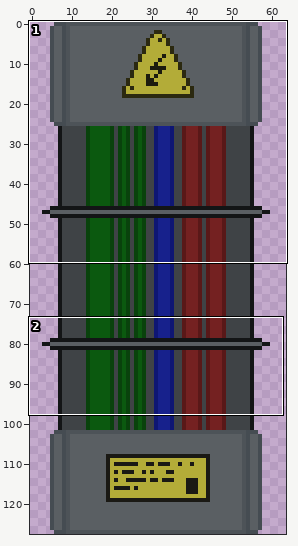
Sprite sheet -- src/res/img/walls/wallcabel.png. The first picture is a wide view before the edit; the outline marks the close-up.
Close-up. Earlier state:
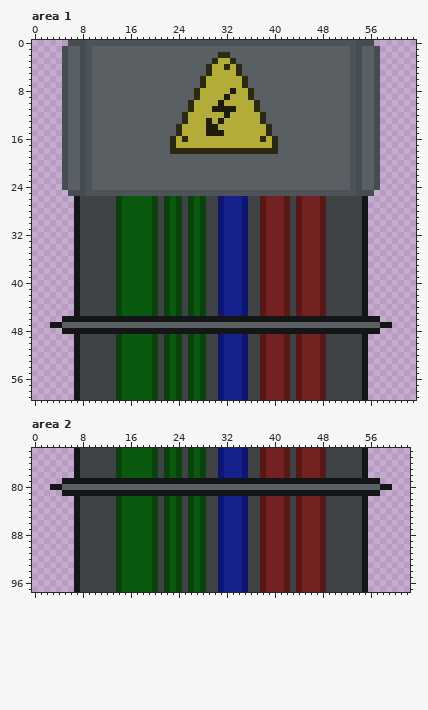
The file is 64x128 pixels. Shown: area 1: x 0..63, y 0..59; area 2: x 0..62, y 74..97.
After the commit:
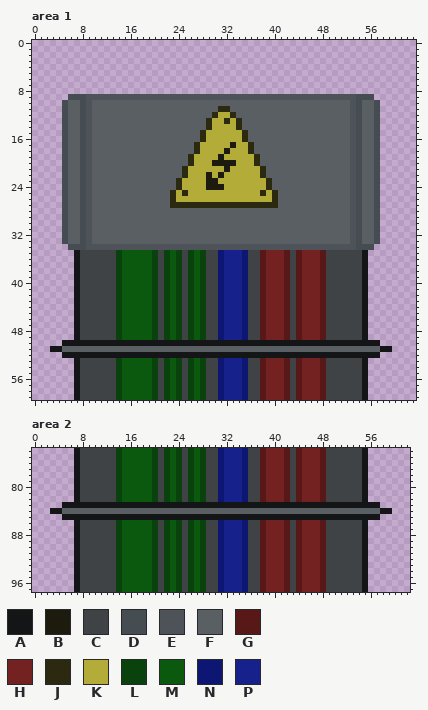
Palette (. is transparent): A #131516  B #1c1b0e  C #3f4346  D #454c52  E #4d5358  F #5a5f63  G #591818  H #742121  J #2b2910  K #b3ac38  L #09420c  M #0b590f  N #0e1673  P #17218c
Diff:
Area 1:
y 0: x 6..56 DDDEEEEEEEEEEEEEEEEEEEEEEEEEEEEEEEEEEEEEEEEEEEEEDDD -> ...................................................
y 1: x 5..57 DFFDEFFFFFFFFFFFFFFFFFFFFFFFFFFFFFFFFFFFFFFFFFFFEDFFD -> .....................................................
y 2: x 5..57 DFFDEFFFFFFFFFFFFFFFFFFFFFJJFFFFFFFFFFFFFFFFFFFFEDFFD -> .....................................................
y 3: x 5..57 DFFDEFFFFFFFFFFFFFFFFFFFFJKKJFFFFFFFFFFFFFFFFFFFEDFFD -> .....................................................
y 4: x 5..57 DFFDEFFFFFFFFFFFFFFFFFFFJKKJKJFFFFFFFFFFFFFFFFFFEDFFD -> .....................................................
y 5: x 5..57 DFFDEFFFFFFFFFFFFFFFFFFFJKKKKJFFFFFFFFFFFFFFFFFFEDFFD -> .....................................................
y 6..7: x 5..57 DFFDEFFFFFFFFFFFFFFFFFFJKKKKKKJFFFFFFFFFFFFFFFFFEDFFD -> .....................................................
y 8: x 5..57 DFFDEFFFFFFFFFFFFFFFFFJKKKKKBKKJFFFFFFFFFFFFFFFFEDFFD -> .....................................................
y 9: x 5..7 DFF -> .DD; x 10..52 FFFFFFFFFFFFFFFFFJKKKKBKKKJFFFFFFFFFFFFFFFF -> EEEEEEEEEEEEEEEEEEEEEEEEEEEEEEEEEEEEEEEEEEE; x 55..57 FFD -> DD.
y 10: x 26..37 JKKKKBKKKKKJ -> FFFFFFFFFFFF
y 11: x 26..37 JKKKBBBBKKKJ -> FFFFFJJFFFFF
y 12: x 25..30 JKKKKK -> FFFFFJ; x 32..38 BKKKKKJ -> KJFFFFF
y 13: x 25..29 JKKKB -> FFFFJ; x 31..32 BK -> KJ; x 34..38 KKKKJ -> JFFFF
y 14: x 24..30 JKKKKBB -> FFFFFJK; x 34..39 KKKKKJ -> JFFFFF
y 15: x 24..31 JKKKKBBB -> FFFFJKKK; x 35..39 KKKKJ -> JFFFF
y 16: x 23..28 JKJKKK -> FFFFFJ; x 35..40 KKKJKJ -> JFFFFF
y 17: x 23..27 JKKKK -> FFFFJ; x 33 K -> B; x 36..40 KKKKJ -> JFFFF
y 18: x 23..26 JJJJ -> FFFF; x 28..35 JJJJJJJJ -> KKKKBKKK; x 37..40 JJJJ -> FFFF
y 19: x 26..37 FFFFFFFFFFFF -> JKKKKBKKKKKJ
y 20: x 26..37 FFFFFFFFFFFF -> JKKKBBBBKKKJ
y 21: x 25..38 FFFFFFFFFFFFFF -> JKKKKKKBKKKKKJ
y 22: x 25..38 FFFFFFFFFFFFFF -> JKKKBKBKKKKKKJ
y 23: x 24..39 FFFFFFFFFFFFFFFF -> JKKKKBBKKKKKKKKJ
y 24: x 24..39 FFFFFFFFFFFFFFFF -> JKKKKBBBKKKKKKKJ
y 25: x 5..7 .DD -> DFF; x 10..52 EEEEEEEEEEEEEEEEEEEEEEEEEEEEEEEEEEEEEEEEEEE -> FFFFFFFFFFFFFJKJKKKKKKKKKKKKJKJFFFFFFFFFFFF; x 55..57 DD. -> FFD
y 26: x 5..57 ..ACCCCCCLMMMMMLCLMLCLMLCCNPPPNCCGHHHGCGHHHGCCCCCCA.. -> DFFDEFFFFFFFFFFFFFJKKKKKKKKKKKKKKKKJFFFFFFFFFFFFEDFFD
y 27: x 5..57 ..ACCCCCCLMMMMMLCLMLCLMLCCNPPPNCCGHHHGCGHHHGCCCCCCA.. -> DFFDEFFFFFFFFFFFFFJJJJJJJJJJJJJJJJJJFFFFFFFFFFFFEDFFD
y 28..33: x 5..57 ..ACCCCCCLMMMMMLCLMLCLMLCCNPPPNCCGHHHGCGHHHGCCCCCCA.. -> DFFDEFFFFFFFFFFFFFFFFFFFFFFFFFFFFFFFFFFFFFFFFFFFEDFFD
y 34: x 6..56 .ACCCCCCLMMMMMLCLMLCLMLCCNPPPNCCGHHHGCGHHHGCCCCCCA. -> DDDEEEEEEEEEEEEEEEEEEEEEEEEEEEEEEEEEEEEEEEEEEEEEDDD
y 46: x 5..6 AA -> ..; x 8..54 AAAAAAAAAAAAAAAAAAAAAAAAAAAAAAAAAAAAAAAAAAAAAAA -> CCCCCCLMMMMMLCLMLCLMLCCNPPPNCCGHHHGCGHHHGCCCCCC; x 56..57 AA -> ..
y 47: x 3..59 AAFFFFFFFFFFFFFFFFFFFFFFFFFFFFFFFFFFFFFFFFFFFFFFFFFFFFFAA -> ....ACCCCCCLMMMMMLCLMLCLMLCCNPPPNCCGHHHGCGHHHGCCCCCCA....
y 48: x 5..6 AA -> ..; x 8..54 AAAAAAAAAAAAAAAAAAAAAAAAAAAAAAAAAAAAAAAAAAAAAAA -> CCCCCCLMMMMMLCLMLCLMLCCNPPPNCCGHHHGCGHHHGCCCCCC; x 56..57 AA -> ..
y 50: x 5..6 .. -> AA; x 8..54 CCCCCCLMMMMMLCLMLCLMLCCNPPPNCCGHHHGCGHHHGCCCCCC -> AAAAAAAAAAAAAAAAAAAAAAAAAAAAAAAAAAAAAAAAAAAAAAA; x 56..57 .. -> AA
y 51: x 3..59 ....ACCCCCCLMMMMMLCLMLCLMLCCNPPPNCCGHHHGCGHHHGCCCCCCA.... -> AAFFFFFFFFFFFFFFFFFFFFFFFFFFFFFFFFFFFFFFFFFFFFFFFFFFFFFAA
y 52: x 5..6 .. -> AA; x 8..54 CCCCCCLMMMMMLCLMLCLMLCCNPPPNCCGHHHGCGHHHGCCCCCC -> AAAAAAAAAAAAAAAAAAAAAAAAAAAAAAAAAAAAAAAAAAAAAAA; x 56..57 .. -> AA
Area 2:
y 79: x 5..6 AA -> ..; x 8..54 AAAAAAAAAAAAAAAAAAAAAAAAAAAAAAAAAAAAAAAAAAAAAAA -> CCCCCCLMMMMMLCLMLCLMLCCNPPPNCCGHHHGCGHHHGCCCCCC; x 56..57 AA -> ..
y 80: x 3..59 AAFFFFFFFFFFFFFFFFFFFFFFFFFFFFFFFFFFFFFFFFFFFFFFFFFFFFFAA -> ....ACCCCCCLMMMMMLCLMLCLMLCCNPPPNCCGHHHGCGHHHGCCCCCCA....
y 81: x 5..6 AA -> ..; x 8..54 AAAAAAAAAAAAAAAAAAAAAAAAAAAAAAAAAAAAAAAAAAAAAAA -> CCCCCCLMMMMMLCLMLCLMLCCNPPPNCCGHHHGCGHHHGCCCCCC; x 56..57 AA -> ..
y 83: x 5..6 .. -> AA; x 8..54 CCCCCCLMMMMMLCLMLCLMLCCNPPPNCCGHHHGCGHHHGCCCCCC -> AAAAAAAAAAAAAAAAAAAAAAAAAAAAAAAAAAAAAAAAAAAAAAA; x 56..57 .. -> AA
y 84: x 3..59 ....ACCCCCCLMMMMMLCLMLCLMLCCNPPPNCCGHHHGCGHHHGCCCCCCA.... -> AAFFFFFFFFFFFFFFFFFFFFFFFFFFFFFFFFFFFFFFFFFFFFFFFFFFFFFAA
y 85: x 5..6 .. -> AA; x 8..54 CCCCCCLMMMMMLCLMLCLMLCCNPPPNCCGHHHGCGHHHGCCCCCC -> AAAAAAAAAAAAAAAAAAAAAAAAAAAAAAAAAAAAAAAAAAAAAAA; x 56..57 .. -> AA
Where, in picture pixels (left, top, right, bottom), the same in both close-ups:
changed: (62, 40, 380, 250)
changed: (50, 316, 392, 358)
changed: (50, 478, 392, 520)
